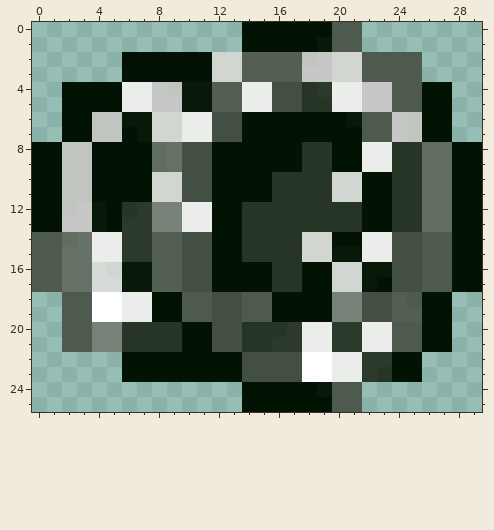
Two states of a pixel-art sprite, Content/Items/Yoyos/Smudge.png. That is the earlier state.
The file is 30x26 pixels. Pixels under 10% opacity are left out. Colours within 5 levels of each other are drawn and written as one.
Now the later version:
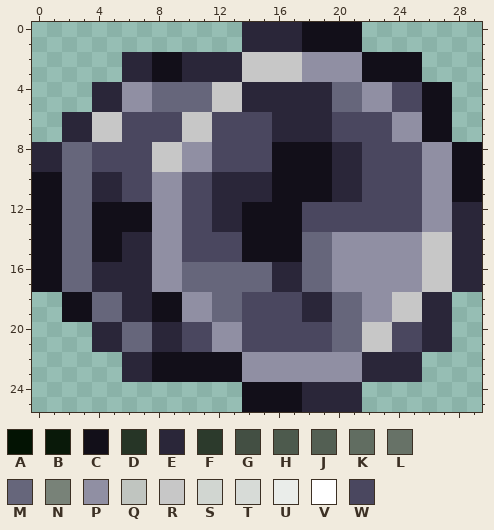
Palette (. is transparent): A #031303  B #091909  C #120f19  D #263526  E #2a2639  F #2c3a2c  G #434f43  H #4d5a4d  J #535f53  K #616d61  L #677267  M #66667b  N #788278  P #908fa3  Q #c0c5c0  R #c7c7c7  S #d1d6d1  T #d7dbd7  U #eaedea  V #ffffff  W #4a475f
Changes in this commit:
Changed rows in their new state; - is an unchanged pixel.
first column x 0:
 0 --------------EEEECCCC--------
 1 --------------EEEECCCC--------
 2 ------EECCEEEERRRRPPPPCCCC----
 3 ------EECCEEEERRRRPPPPCCCC----
 4 --..EEPPMMMMRREEEEEEMMPPWWCC--
 5 --..EEPPMMMMRREEEEEEMMPPWWCC--
 6 --EERRWWWWRRWWWWEEEEWWWWPPCC--
 7 --EERRWWWWRRWWWWEEEEWWWWPPCC--
 8 EEMMWWWWRRPPWWWWCCCCEEWWWWPPCC
 9 EEMMWWWWRRPPWWWWCCCCEEWWWWPPCC
10 CCMMEEWWPPWWEEEECCCCEEWWWWPPCC
11 CCMMEEWWPPWWEEEECCCCEEWWWWPPCC
12 CCMMCCCCPPWWEECCCCWWWWWWWWPPEE
13 CCMMCCCCPPWWEECCCCWWWWWWWWPPEE
14 CCMMCCEEPPWWWWCCCCMMPPPPPPRREE
15 CCMMCCEEPPWWWWCCCCMMPPPPPPRREE
16 CCMMEEEEPPMMMMMMEEMMPPPPPPRREE
17 CCMMEEEEPPMMMMMMEEMMPPPPPPRREE
18 --CCMMEECCPPMMWWWWEEMMPPRREE--
19 --CCMMEECCPPMMWWWWEEMMPPRREE--
20 --..EEMMEEWWPPWWWWWWMMRRWWEE--
21 --..EEMMEEWWPPWWWWWWMMRRWWEE--
22 ------EECCCCCCPPPPPPPPEEEE----
23 ------EECCCCCCPPPPPPPPEEEE----
24 --------------CCCCEEEE--------
25 --------------CCCCEEEE--------
